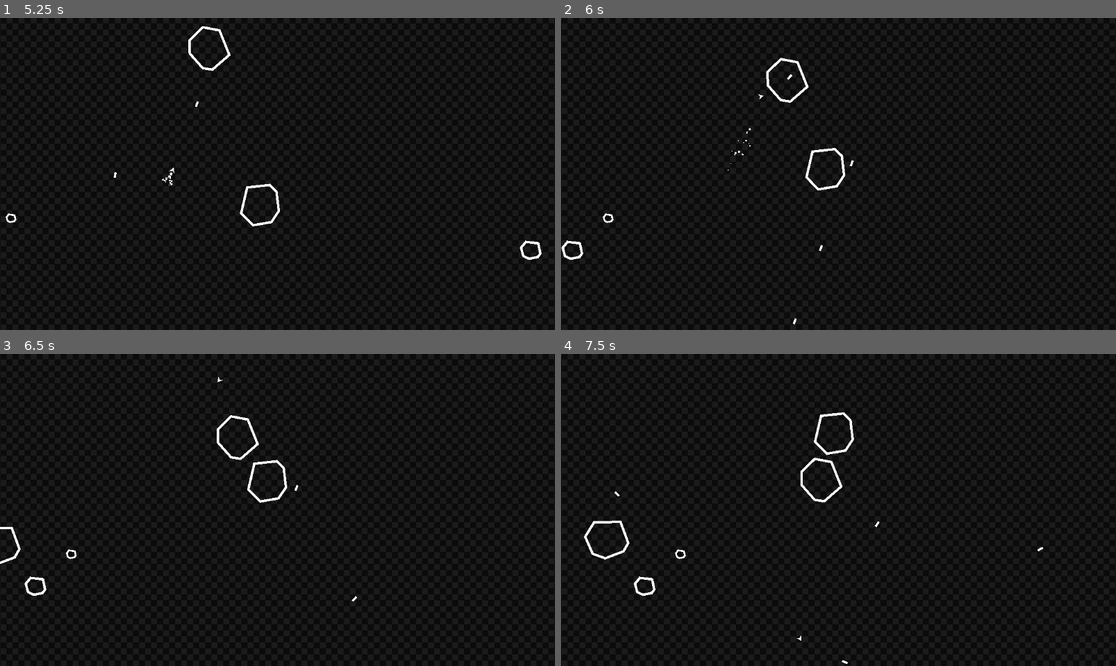
Above: before the commit, frames 1-4 (two rows, left to right).
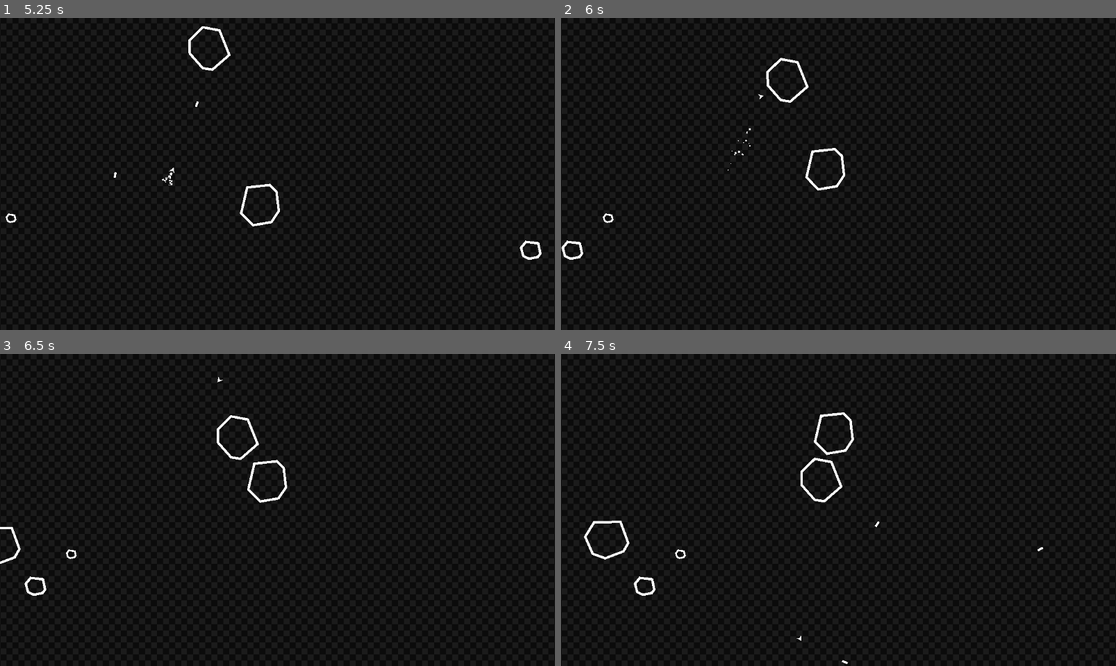
Above: after the commit, the same moments.

Repository: VI6IX/asteroidestroy
Game: Godot game, scene res://scenes/main.tscn
Same seed, same stepped clock (60 frames per second), same inputs: the game is played once before the commit and once after it.
Inputs:
- Up to frame 1 (5.25 s): hold Space (shoot) 0.53-1.28 s; hold W (thrust) 0.53-2.03 s; tap Space (shoot) at 1.35, 2.85, 4.35 s; hold Space (shoot) 2.03-2.78 s; hold A (pan_Left) 2.03-4.28 s; hold Space (shoot) 3.53-4.28 s; hold D (pan_Right) 4.28-5.03 s; hold W (thrust) from 5.03 s (still down); hold Space (shoot) from 5.03 s (still down)
- Up to frame 2 (6 s): release W (thrust) at 5.78 s; release Space (shoot) at 5.78 s; hold D (pan_Right) from 5.78 s (still down); tap Space (shoot) at 5.85 s
- Up to frame 3 (6.5 s): keep holding D (pan_Right)
- Up to frame 4 (7.5 s): keep holding D (pan_Right); hold Space (shoot) 6.53-7.28 s; tap Space (shoot) at 7.35 s

Frame 1 is identical in both runs. In frame 2, less than 0.1% of the frame differs, in the area x 40-53%, y 18-99%; in frame 3, less than 0.1%; in frame 4, less than 0.1%.

Commit message:
feat: add bullet collision with asteroids

Diff:
--- a/scenes/bullet.tscn
+++ b/scenes/bullet.tscn
@@ -33,10 +33,14 @@
 [node name="particles_explosion" parent="." instance=ExtResource("3_l5glv")]
 
 [node name="component_damage" parent="." node_paths=PackedStringArray("parent") instance=ExtResource("4_eoqba")]
+collision_layer = 8
+collision_mask = 4
 parent = NodePath("..")
+health = 1
 
 [node name="CollisionShape2D" type="CollisionShape2D" parent="component_damage"]
 position = Vector2(12, -0.5)
 shape = SubResource("RectangleShape2D_eoqba")
 
 [connection signal="timeout" from="Timer" to="." method="_on_timer_timeout"]
+[connection signal="has_collided" from="component_damage" to="." method="_on_component_damage_has_collided"]
--- a/scripts/bullet.gd
+++ b/scripts/bullet.gd
@@ -7,3 +7,7 @@
 
 func _on_timer_timeout() -> void:
 	queue_free();
+
+func _on_component_damage_has_collided() -> void:
+	print("BULLET COLLIDED WITH ASTEROID");
+	queue_free();
